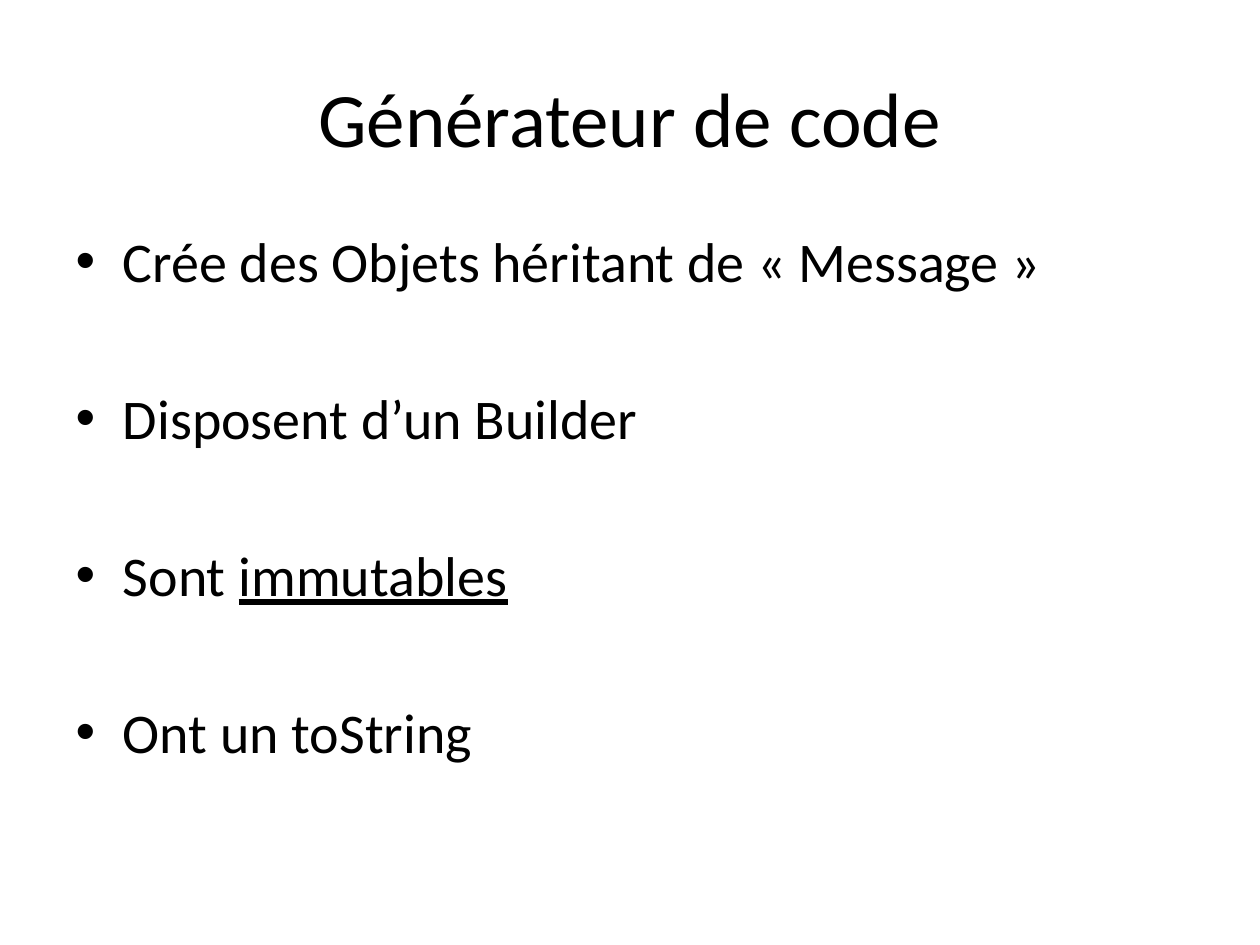
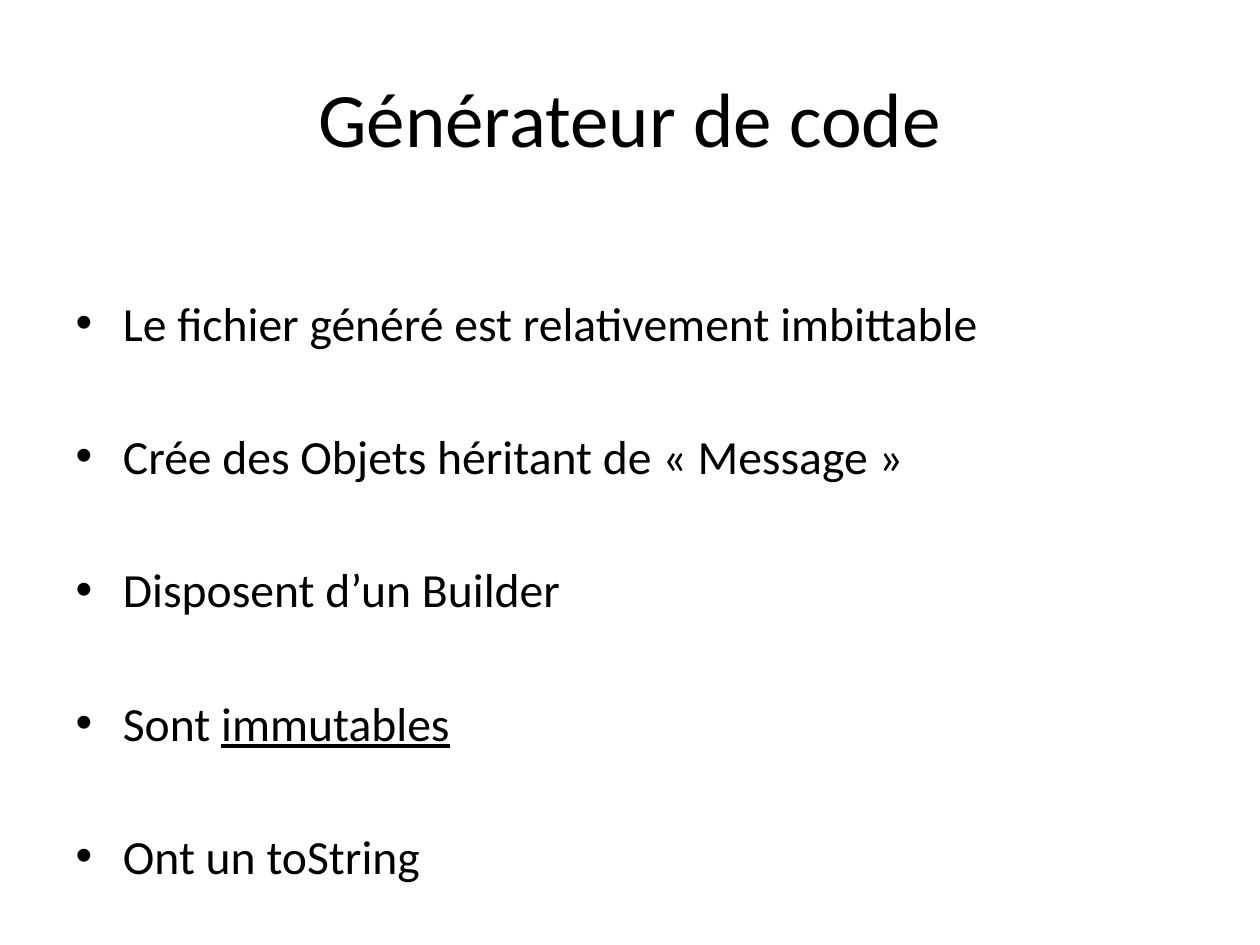
Before and after one commit to TheCopycat/protobuf-powered-android, a slide deck: slide 9 of protobuf-powered.pptx. Drawn at 1260x945 pixels with LibreOffice and Linux fonts; fonts in the diff are those of the drawing. Boxes give left, top, right and bottom in pixels: in the first picture for what was removed or moved away, otherwise in the second. Text is boxed around its words. In the diff, an @@ line names an element or a change of style, - is before the commit and + after.

```diff
--- a/protobuf-powered.pptx
+++ b/protobuf-powered.pptx
@@ text at [123,308,977,350]: paragraph added @@
+• Le fichier généré est relativement imbittable
@@ text at [123,441,868,883]: size 32 to 27.2 pt in "Crée des Objets héritant de « Message ...", "Disposent d’un Builder", "Sont immutables", "Ont un toString" @@
```
Also in this commit, not shown: 4 other slides changed, 14 slides added.
